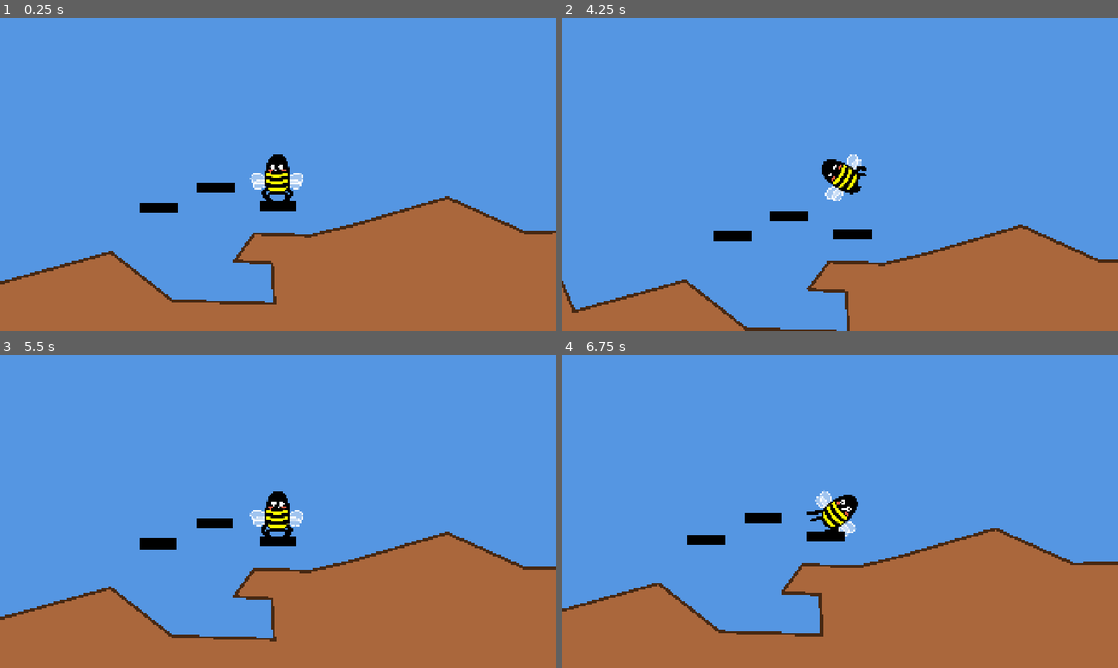
Above: before the commit, frames 1-4 (two rows, left to right).
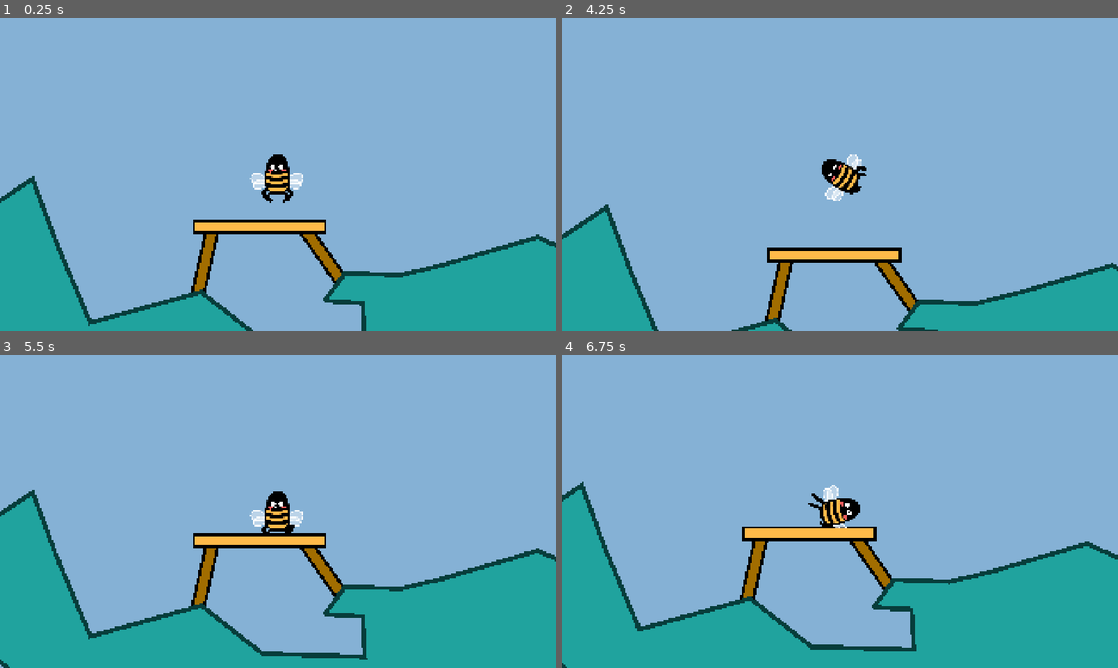
Above: after the commit, the same moments.

Repository: anttihaavikko/slumgum-waggle-dance
Game: Godot game, scene res://Scenes/main.tscn
The game is run twice, just before and just after one commit, with the same random seed, the same clock (stepped at 60 frames per second) and the same inputs.
Inputs (mouse positions are in pixels of both pictures, inside the frame that each line leads up to):
- Up to frame 1 (0.25 s): no input
- Up to frame 2 (4.25 s): tap Enter at 0.5 s; move the mouse to (962, 158) at 0.52 s; hold D (right) 0.53-1.28 s; hold R 0.53-1.28 s; move the mouse to (728, 190) at 1.27 s; hold S (brake) 1.28-2.03 s; tap Shift at 1.35 s; move the mouse to (895, 105) at 2.02 s; hold D (right) 2.03-2.78 s; hold Alt 2.03-2.78 s; move the mouse to (812, 237) at 2.77 s; hold W (accelerate) 2.78-3.53 s; tap R at 2.85 s; move the mouse to (1006, 221) at 3.52 s; hold A (left) from 3.53 s (still down); hold Shift from 3.53 s (still down)
- Up to frame 3 (5.5 s): move the mouse to (111, 464) at 4.27 s; release Shift at 4.28 s; tap Alt at 4.35 s; move the mouse to (305, 511) at 5.02 s; release A (left) at 5.03 s; hold S (brake) from 5.03 s (still down); hold R from 5.03 s (still down)
- Up to frame 4 (6.75 s): move the mouse to (756, 433) at 5.77 s; release S (brake) at 5.78 s; release R at 5.78 s; hold D (right) 5.78-6.53 s; tap Shift at 5.85 s; move the mouse to (962, 495) at 6.52 s; hold W (accelerate) from 6.53 s (still down); hold Alt from 6.53 s (still down)

The runs differ from the first frame. In frame 1, 99% of the frame differs, in the area x 0-100%, y 0-100%; in frame 2, 99%; in frame 3, 99%; in frame 4, 100%.

Commit message:
Change colors and add platforms

Diff:
--- a/Scenes/main.tscn
+++ b/Scenes/main.tscn
@@ -5,10 +5,11 @@
 [ext_resource type="Script" uid="uid://cm35c804ibmbp" path="res://Scripts/ground.gd" id="2_21xkr"]
 [ext_resource type="Script" uid="uid://ova7wngb7x7i" path="res://_Starter/Scripts/camera.gd" id="2_bo1nx"]
 [ext_resource type="Script" uid="uid://b0fr17vp8abvx" path="res://_Starter/Scripts/dev_restart.gd" id="4_jjvhh"]
-[ext_resource type="Texture2D" uid="uid://74hyg5isj5x3" path="res://_Starter/Sprites/square.png" id="5_kry3j"]
 [ext_resource type="Script" uid="uid://d21tebxx08yd3" path="res://_Starter/Scripts/limb_live.gd" id="6_6bp64"]
 [ext_resource type="PackedScene" uid="uid://dxxgw2udie8rg" path="res://_Starter/Scenes/face.tscn" id="7_344ge"]
 [ext_resource type="Texture2D" uid="uid://mhlcnjododb8" path="res://Sprites/wing.png" id="7_ynf5e"]
+[ext_resource type="PackedScene" uid="uid://d1kmkyvijt4sh" path="res://Scenes/platform.tscn" id="9_ynf5e"]
+[ext_resource type="PackedScene" uid="uid://dq36w8r4o0c4s" path="res://Scenes/support.tscn" id="10_hptm8"]
 
 [sub_resource type="Animation" id="Animation_ynf5e"]
 length = 0.001
@@ -123,9 +124,6 @@
 [sub_resource type="RectangleShape2D" id="RectangleShape2D_cpkcx"]
 size = Vector2(163, 45)
 
-[sub_resource type="RectangleShape2D" id="RectangleShape2D_ed4kf"]
-size = Vector2(254, 69)
-
 [node name="Main" type="Node2D" unique_id=324059262]
 
 [node name="DevRestart" type="Node" parent="." unique_id=791140893]
@@ -133,14 +131,33 @@
 metadata/_custom_type_script = "uid://b0fr17vp8abvx"
 
 [node name="Sky" type="ColorRect" parent="." unique_id=971220568]
+z_index = -50
 offset_left = -12057.0
 offset_top = -7137.0
 offset_right = 12081.0
 offset_bottom = 7084.0
-color = Color(0.3319756, 0.5886513, 0.885763, 1)
+color = Color(0.52156866, 0.69411767, 0.8352941, 1)
+
+[node name="Platforms" type="Node2D" parent="." unique_id=403826179]
+
+[node name="Platform" parent="Platforms" unique_id=208223166 instance=ExtResource("9_ynf5e")]
+position = Vector2(32, 283)
+
+[node name="Platform2" parent="Platforms" unique_id=904452774 instance=ExtResource("9_ynf5e")]
+position = Vector2(-377, 283)
+
+[node name="Support" parent="Platforms" unique_id=1304477163 instance=ExtResource("10_hptm8")]
+position = Vector2(266, 486.99997)
+rotation = 0.95713127
+scale = Vector2(0.9999999, 0.9999999)
+
+[node name="Support2" parent="Platforms" unique_id=678899702 instance=ExtResource("10_hptm8")]
+position = Vector2(-545, 539)
+rotation = 1.7915099
+scale = Vector2(0.99999994, 0.99999994)
 
 [node name="Bee" type="Node2D" parent="." unique_id=2060944565 node_paths=PackedStringArray("body", "lander", "wings")]
-position = Vector2(562, 169)
+position = Vector2(-49, -99)
 script = ExtResource("1_8gbba")
 body = NodePath("Body")
 lander = NodePath("Lander")
@@ -189,7 +206,7 @@
 
 [node name="LiveLimb" type="Line2D" parent="Bee/Body" unique_id=1119725993 node_paths=PackedStringArray("target")]
 position = Vector2(54, 92)
-points = PackedVector2Array(0, 0, 40.360474, 29.513245, 14, 72)
+points = PackedVector2Array(0, 0, 40.360485, 29.51324, 14, 72)
 width = 25.0
 default_color = Color(0, 0, 0, 1)
 joint_mode = 2
@@ -203,7 +220,7 @@
 
 [node name="LiveLimb2" type="Line2D" parent="Bee/Body" unique_id=1358115220 node_paths=PackedStringArray("target")]
 position = Vector2(-69, 88)
-points = PackedVector2Array(0, 0, -33.93625, 36.719635, -3, 76)
+points = PackedVector2Array(0, 0, -33.93625, 36.719627, -3, 76.00001)
 width = 25.0
 default_color = Color(0, 0, 0, 1)
 joint_mode = 2
@@ -307,54 +324,9 @@
 line = NodePath("../Line2D")
 
 [node name="Polygon2D" type="Polygon2D" parent="Ground" unique_id=1048176424]
-color = Color(0.6683451, 0.4062158, 0.23641893, 1)
+color = Color(0.1254902, 0.6392157, 0.61960787, 1)
 
 [node name="Line2D" type="Line2D" parent="Ground" unique_id=1236615283]
 closed = true
-width = 20.0
-default_color = Color(0.28009135, 0.15553927, 0.07131546, 1)
-
-[node name="Platform" type="StaticBody2D" parent="." unique_id=130178925]
-self_modulate = Color(0, 0, 0, 1)
-position = Vector2(563, 409)
-
-[node name="CollisionShape2D" type="CollisionShape2D" parent="Platform" unique_id=1983016511]
-position = Vector2(0, 0.5)
-shape = SubResource("RectangleShape2D_ed4kf")
-
-[node name="Sprite2D" type="Sprite2D" parent="Platform/CollisionShape2D" unique_id=1810180473]
-self_modulate = Color(0, 0, 0, 1)
-position = Vector2(-7.6293945e-06, -0.5000007)
-scale = Vector2(254.00002, 68)
-texture = ExtResource("5_kry3j")
-metadata/_edit_lock_ = true
-
-[node name="Platform2" type="StaticBody2D" parent="." unique_id=1358944404]
-self_modulate = Color(0, 0, 0, 1)
-position = Vector2(139, 283)
-
-[node name="CollisionShape2D" type="CollisionShape2D" parent="Platform2" unique_id=1329314651]
-position = Vector2(0, 0.5)
-shape = SubResource("RectangleShape2D_ed4kf")
-
-[node name="Sprite2D" type="Sprite2D" parent="Platform2/CollisionShape2D" unique_id=102227839]
-self_modulate = Color(0, 0, 0, 1)
-position = Vector2(-7.6293945e-06, -0.5000007)
-scale = Vector2(254.00002, 68)
-texture = ExtResource("5_kry3j")
-metadata/_edit_lock_ = true
-
-[node name="Platform3" type="StaticBody2D" parent="." unique_id=1567094493]
-self_modulate = Color(0, 0, 0, 1)
-position = Vector2(-245, 427)
-
-[node name="CollisionShape2D" type="CollisionShape2D" parent="Platform3" unique_id=1533515]
-position = Vector2(0, 0.5)
-shape = SubResource("RectangleShape2D_ed4kf")
-
-[node name="Sprite2D" type="Sprite2D" parent="Platform3/CollisionShape2D" unique_id=1589004367]
-self_modulate = Color(0, 0, 0, 1)
-position = Vector2(-7.6293945e-06, -0.5000007)
-scale = Vector2(254.00002, 68)
-texture = ExtResource("5_kry3j")
-metadata/_edit_lock_ = true
+width = 30.0
+default_color = Color(0.027100537, 0.2406399, 0.23231465, 1)
--- /dev/null
+++ b/Scenes/platform.tscn
@@ -0,0 +1,28 @@
+[gd_scene format=3 uid="uid://d1kmkyvijt4sh"]
+
+[sub_resource type="RectangleShape2D" id="RectangleShape2D_hptm8"]
+size = Vector2(500, 99)
+
+[node name="Platform" type="StaticBody2D" unique_id=208223166]
+
+[node name="Outline" type="Line2D" parent="." unique_id=1428855056]
+points = PackedVector2Array(-200, 0, 200, 0)
+closed = true
+width = 100.0
+default_color = Color(0, 0, 0, 1)
+begin_cap_mode = 1
+end_cap_mode = 1
+
+[node name="Fill" type="Line2D" parent="." unique_id=1403270834]
+z_index = 1
+z_as_relative = false
+points = PackedVector2Array(-200, 0, 200, 0)
+closed = true
+width = 60.0
+default_color = Color(1, 0.7294118, 0.28627452, 1)
+begin_cap_mode = 1
+end_cap_mode = 1
+
+[node name="CollisionShape2D" type="CollisionShape2D" parent="." unique_id=1372066112]
+position = Vector2(0, -0.5)
+shape = SubResource("RectangleShape2D_hptm8")
--- /dev/null
+++ b/Scenes/support.tscn
@@ -0,0 +1,18 @@
+[gd_scene format=3 uid="uid://dq36w8r4o0c4s"]
+
+[ext_resource type="PackedScene" uid="uid://d1kmkyvijt4sh" path="res://Scenes/platform.tscn" id="1_fveve"]
+
+[node name="Support" unique_id=208223166 instance=ExtResource("1_fveve")]
+z_index = -1
+z_as_relative = false
+collision_layer = 2
+collision_mask = 2
+
+[node name="Outline" parent="." index="0" unique_id=1428855056]
+z_index = -5
+z_as_relative = false
+
+[node name="Fill" parent="." index="1" unique_id=1403270834]
+z_index = 0
+z_as_relative = true
+default_color = Color(0.6318325, 0.4287993, 0, 1)
--- a/_Starter/Scenes/face.tscn
+++ b/_Starter/Scenes/face.tscn
@@ -18,7 +18,7 @@
 [node name="Wrapper" type="Node2D" parent="." unique_id=149350154]
 
 [node name="Blushes" type="Node2D" parent="Wrapper" unique_id=319134752]
-modulate = Color(0.85882354, 0.3529412, 0.25882354, 1)
+modulate = Color(0.9372549, 0.35686275, 0.35686275, 1)
 
 [node name="Blush Left" type="Sprite2D" parent="Wrapper/Blushes" unique_id=1921362429]
 clip_children = 1
Binary file changed: Sprites/body.png
Not shown, changed: addons/palette/colors.txt
Not shown, changed: Misc/art.afdesign~lock~
